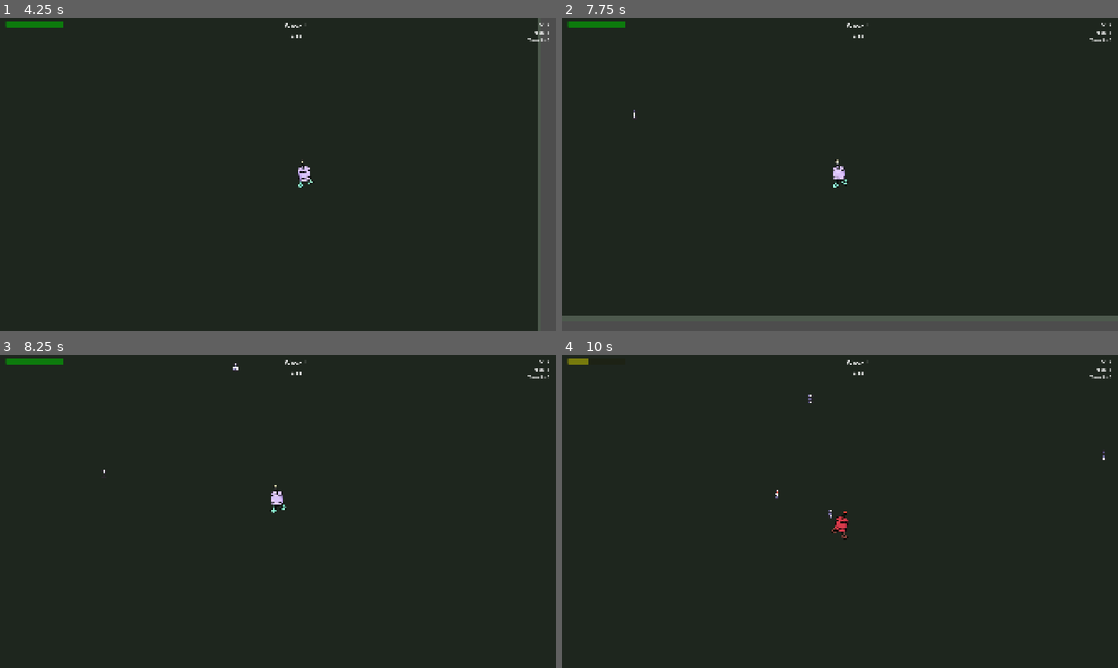
Above: before the commit, frames 1-4 (two rows, left to right).
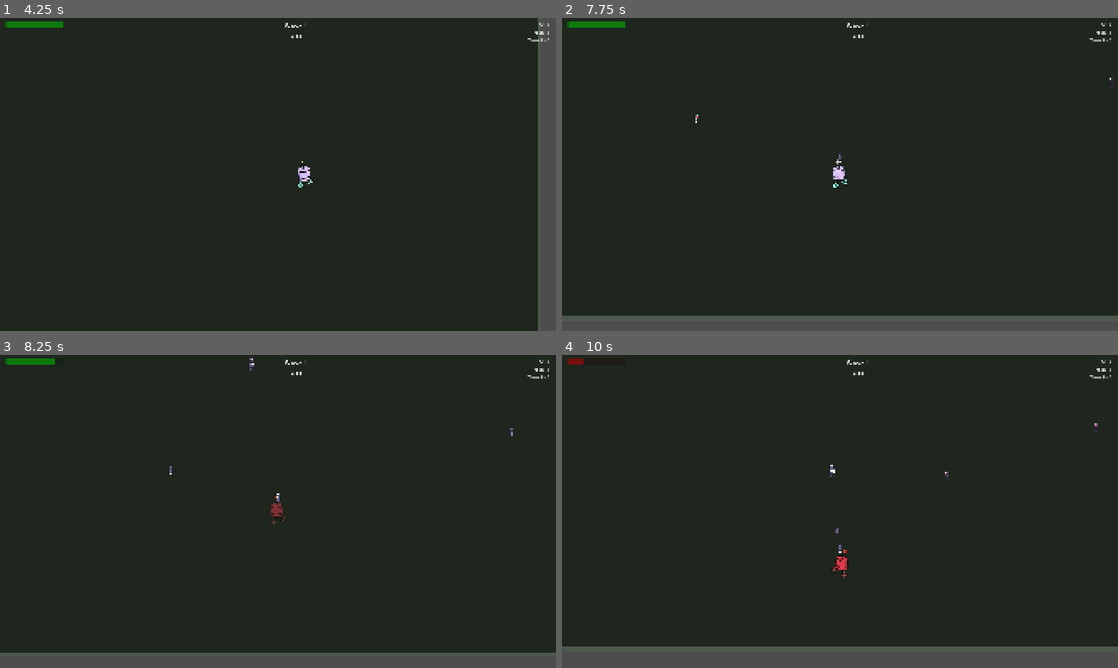
Above: after the commit, the same moments.

Repository: arebolledo2/turret-game
Game: Godot game, scene res://scenes/main.tscn
The game is run twice, just before and just after one commit, with the same random seed, the same clock (stepped at 60 frames per second) and the same inputs.
Inputs (mouse positions are in pixels of both pictures, inside the frame that each line leads up to):
- Up to frame 1 (4.25 s): click "Easy - Relaxed gameplay for l…" at 0.5 s; click "Continue to Wave" at 1.25 s; tap Enter at 2, 3.5 s; move the mouse to (400, 158) at 2.02 s; hold D (move_right) 2.03-2.75 s; tap F (pickup_turret) at 2.1 s; click (400, 158) at 2.17 s; tap Space at 2.75 s; drag from (166, 190) to (250, 237) at 2.77 s; move the mouse to (333, 105) at 3.52 s; hold D (move_right) from 3.53 s (still down); hold Shift from 3.53 s (still down)
- Up to frame 2 (7.75 s): release D (move_right) at 4.25 s; release Shift at 4.25 s; drag from (812, 237) to (673, 127) at 4.27 s; move the mouse to (1006, 221) at 5.02 s; hold A (move_left) 5.03-5.75 s; tap Ctrl at 5.1 s; drag from (673, 127) to (756, 96) at 5.77 s; move the mouse to (867, 174) at 6.52 s; hold S (move_down) 6.53-7.25 s; tap Tab (toggle_range) at 6.6 s; click (867, 174) at 6.67 s; drag from (756, 96) to (728, 190) at 7.27 s
- Up to frame 3 (8.25 s): move the mouse to (400, 495) at 8.02 s; hold W (move_up) from 8.03 s (still down); tap Alt at 8.1 s
- Up to frame 4 (10 s): release W (move_up) at 8.75 s; drag from (728, 527) to (812, 574) at 8.77 s; move the mouse to (895, 442) at 9.52 s; hold S (move_down) from 9.53 s (still down); tap F (pickup_turret) at 9.6 s

Frame 1 is identical in both runs. In frame 2, less than 0.1% of the frame differs, in the area x 12-100%, y 19-47%; in frame 3, 5.2%; in frame 4, 7.3%, in the area x 0-100%, y 1-100%.

Commit message:
Enemy refactor

Diff:
--- a/scenes/enemy.tscn
+++ b/scenes/enemy.tscn
@@ -1,14 +1,7 @@
-[gd_scene load_steps=11 format=3 uid="uid://bq5n7xwk8vh3r"]
+[gd_scene load_steps=4 format=3 uid="uid://bq5n7xwk8vh3r"]
 
 [ext_resource type="Script" path="res://scripts/enemy.gd" id="1_2j3k4"]
-[ext_resource type="Texture2D" path="res://assets/sprites/enemy/enemy_south.png" id="2_south"]
-[ext_resource type="Texture2D" path="res://assets/sprites/enemy/enemy_north.png" id="3_north"]
-[ext_resource type="Texture2D" path="res://assets/sprites/enemy/enemy_east.png" id="4_east"]
-[ext_resource type="Texture2D" path="res://assets/sprites/enemy/enemy_west.png" id="5_west"]
-[ext_resource type="Texture2D" path="res://assets/sprites/enemy/enemy_south_east.png" id="6_south_east"]
-[ext_resource type="Texture2D" path="res://assets/sprites/enemy/enemy_south_west.png" id="7_south_west"]
-[ext_resource type="Texture2D" path="res://assets/sprites/enemy/enemy_north_east.png" id="8_north_east"]
-[ext_resource type="Texture2D" path="res://assets/sprites/enemy/enemy_north_west.png" id="9_north_west"]
+[ext_resource type="Texture2D" path="res://assets/sprites/enemy_tiny/enemy_south.png" id="2_south"]
 
 [sub_resource type="CircleShape2D" id="CircleShape2D_1"]
 radius = 12.0
@@ -17,14 +10,6 @@
 collision_layer = 2
 collision_mask = 1
 script = ExtResource("1_2j3k4")
-sprite_south = ExtResource("2_south")
-sprite_north = ExtResource("3_north")
-sprite_east = ExtResource("4_east")
-sprite_west = ExtResource("5_west")
-sprite_south_east = ExtResource("6_south_east")
-sprite_south_west = ExtResource("7_south_west")
-sprite_north_east = ExtResource("8_north_east")
-sprite_north_west = ExtResource("9_north_west")
 
 [node name="CollisionShape2D" type="CollisionShape2D" parent="."]
 shape = SubResource("CircleShape2D_1")
--- a/scripts/autoload/events.gd
+++ b/scripts/autoload/events.gd
@@ -18,6 +18,7 @@
 # Combat Events
 signal enemy_killed(enemy: Node2D, position: Vector2)
 signal enemy_spawned(enemy: Node2D)
+signal enemy_exploded(position: Vector2, radius: float, damage: float)
 signal player_damaged(current_health: float, max_health: float)
 signal player_died()
 signal damage_dealt(position: Vector2, amount: float)
--- a/scripts/autoload/globals.gd
+++ b/scripts/autoload/globals.gd
@@ -68,6 +68,121 @@
 # Damage type tags - elemental classification
 enum DamageType { PHYSICAL, FIRE, ELECTRIC, PLASMA }
 
+# Enemy behavior tags - how enemies move/attack
+enum EnemyBehavior { CHASE, RANGED, SWARM, TANK, EXPLOSIVE }
+
+# =============================================================================
+# ENEMY TYPE SYSTEM
+# =============================================================================
+
+# Enemy type registry - add new enemy types here
+const ENEMY_TYPES: Dictionary = {
+	"tiny": {
+		"name": "Tiny Bot",
+		"icon": "🤖",
+		"description": "Small robot enemy. Quick and numerous.",
+		"behaviors": [EnemyBehavior.CHASE, EnemyBehavior.SWARM],
+		"sprite_folder": "res://assets/sprites/enemy_tiny",
+		"base_stats": {
+			"health": 15.0,
+			"speed": 180.0,
+			"contact_damage": 15.0,
+			"xp_value": 5,
+			"scale": 1.0,
+		},
+		"spawn_weight": 80,
+		"min_wave": 1,
+		"spawn_count": 2,  # Spawns in pairs
+	},
+	"basic": {
+		"name": "Robot Grunt",
+		"icon": "🤖",
+		"description": "Standard enemy that chases the player.",
+		"behaviors": [EnemyBehavior.CHASE],
+		"sprite_folder": "res://assets/sprites/enemy_tiny",  # TODO: Replace with 64px sprites
+		"base_stats": {
+			"health": 30.0,
+			"speed": 150.0,
+			"contact_damage": 33.0,
+			"xp_value": 10,
+			"scale": 1.5,  # Scale up the tiny sprite for now
+		},
+		"spawn_weight": 100,
+		"min_wave": 1,
+	},
+	"fast": {
+		"name": "Scout Bot",
+		"icon": "⚡",
+		"description": "Quick but fragile enemy.",
+		"behaviors": [EnemyBehavior.CHASE, EnemyBehavior.SWARM],
+		"sprite_folder": "res://assets/sprites/enemy_tiny",
+		"color_tint": Color(0.6, 0.9, 1.0),  # Light blue tint
+		"base_stats": {
+			"health": 15.0,
+			"speed": 250.0,
+			"contact_damage": 20.0,
+			"xp_value": 8,
+			"scale": 1.2,
+		},
+		"spawn_weight": 60,
+		"min_wave": 2,
+	},
+	"tank": {
+		"name": "Heavy Bot",
+		"icon": "🛡️",
+		"description": "Slow but very tough enemy.",
+		"behaviors": [EnemyBehavior.CHASE, EnemyBehavior.TANK],
+		"sprite_folder": "res://assets/sprites/enemy_tiny",
+		"color_tint": Color(0.8, 0.5, 0.3),  # Brown/rust tint
+		"base_stats": {
+			"health": 120.0,
+			"speed": 80.0,
+			"contact_damage": 50.0,
+			"xp_value": 25,
+			"scale": 2.0,  # Much bigger
+		},
+		"spawn_weight": 20,
+		"min_wave": 3,
+	},
+	"exploder": {
+		"name": "Boom Bot",
+		"icon": "💥",
+		"description": "Explodes on death, damaging nearby enemies and player.",
+		"behaviors": [EnemyBehavior.CHASE, EnemyBehavior.EXPLOSIVE],
+		"sprite_folder": "res://assets/sprites/enemy_tiny",
+		"color_tint": Color(1.0, 0.4, 0.2),  # Orange/red tint
+		"base_stats": {
+			"health": 20.0,
+			"speed": 180.0,
+			"contact_damage": 25.0,
+			"xp_value": 15,
+			"scale": 1.3,
+			"explosion_radius": 100.0,
+			"explosion_damage": 40.0,
+		},
+		"spawn_weight": 25,
+		"min_wave": 4,
+	},
+	"swarm": {
+		"name": "Mini Bot",
+		"icon": "🐜",
+		"description": "Tiny but spawns in groups.",
+		"behaviors": [EnemyBehavior.CHASE, EnemyBehavior.SWARM],
+		"sprite_folder": "res://assets/sprites/enemy_tiny",
+		"color_tint": Color(0.7, 1.0, 0.7),  # Light green tint
+		"base_stats": {
+			"health": 8.0,
+			"speed": 200.0,
+			"contact_damage": 10.0,
+			"xp_value": 3,
+			"scale": 0.5,
+		},
+		"spawn_weight": 40,
+		"min_wave": 2,
+		"spawn_count": 3,  # Spawns multiple at once
+	},
+}
+
 # Color tints for turret types (Phase 1 visual differentiation)
 const TURRET_COLORS: Dictionary = {
 	"normal": Color("66CC66"),
@@ -308,6 +423,86 @@
 	for count in turret_counts.values():
 		total += count
 	return total
+
+# =============================================================================
+# ENEMY TYPE HELPERS
+# =============================================================================
+
+## Get base stats for an enemy type (before wave scaling)
+func get_enemy_type_stats(enemy_type: String) -> Dictionary:
+	if not ENEMY_TYPES.has(enemy_type):
+		return ENEMY_TYPES["basic"]["base_stats"].duplicate(true)
+	return ENEMY_TYPES[enemy_type]["base_stats"].duplicate(true)
+
+## Get scaled stats for an enemy type at a specific wave
+func get_enemy_stats_for_wave(enemy_type: String, wave: int) -> Dictionary:
+	var base_stats := get_enemy_type_stats(enemy_type)
+	var config := get_difficulty_config()
+
+	# Apply difficulty multipliers
+	base_stats["health"] = base_stats["health"] * config["enemy_health_mult"]
+	base_stats["speed"] = base_stats["speed"] * config["enemy_speed_mult"]
+	base_stats["contact_damage"] = base_stats["contact_damage"] * config["enemy_damage_mult"]
+
+	# Apply wave scaling
+	base_stats["health"] = base_stats["health"] * pow(config["enemy_hp_scale_per_wave"], wave - 1)
+	base_stats["speed"] = base_stats["speed"] * pow(config["enemy_speed_scale_per_wave"], wave - 1)
+
+	return base_stats
+
+## Get available enemy types for a given wave (respects min_wave)
+func get_available_enemy_types(wave: int) -> Array:
+	var available: Array = []
+	for enemy_type in ENEMY_TYPES:
+		if ENEMY_TYPES[enemy_type].get("min_wave", 1) <= wave:
+			available.append(enemy_type)
+	return available
+
+## Select a random enemy type based on spawn weights
+func select_random_enemy_type(wave: int) -> String:
+	var available := get_available_enemy_types(wave)
+	if available.is_empty():
+		return "basic"
+
+	# Calculate total weight
+	var total_weight: float = 0.0
+	for enemy_type in available:
+		total_weight += ENEMY_TYPES[enemy_type].get("spawn_weight", 100)
+
+	# Random selection based on weight
+	var roll := randf() * total_weight
+	var cumulative: float = 0.0
+
+	for enemy_type in available:
+		cumulative += ENEMY_TYPES[enemy_type].get("spawn_weight", 100)
+		if roll <= cumulative:
+			return enemy_type
+
+	return available[-1]  # Fallback to last
+
+## Check if enemy type has a specific behavior
+func enemy_has_behavior(enemy_type: String, behavior: EnemyBehavior) -> bool:
+	if not ENEMY_TYPES.has(enemy_type):
+		return false
+	return behavior in ENEMY_TYPES[enemy_type].get("behaviors", [])
+
+## Get spawn count for an enemy type (for swarm types)
+func get_enemy_spawn_count(enemy_type: String) -> int:
+	if not ENEMY_TYPES.has(enemy_type):
+		return 1
+	return ENEMY_TYPES[enemy_type].get("spawn_count", 1)
+
+## Get color tint for an enemy type
+func get_enemy_color(enemy_type: String) -> Color:
+	if not ENEMY_TYPES.has(enemy_type):
+		return Color.WHITE
+	return ENEMY_TYPES[enemy_type].get("color_tint", Color.WHITE)
+
+## Get sprite folder path for an enemy type
+func get_enemy_sprite_folder(enemy_type: String) -> String:
+	if not ENEMY_TYPES.has(enemy_type):
+		return ENEMY_TYPES["basic"]["sprite_folder"]
+	return ENEMY_TYPES[enemy_type].get("sprite_folder", ENEMY_TYPES["basic"]["sprite_folder"])
 
 # =============================================================================
 # ITEMS SYSTEM (Placeholder for future implementation)
--- a/scripts/enemy.gd
+++ b/scripts/enemy.gd
@@ -2,20 +2,32 @@
 
 const StatusEffect = preload("res://scripts/status_effect.gd")
 
-@export var max_health: float = 30.0
-@export var speed: float = 150.0
-@export var contact_damage: float = 33.0
-@export var xp_value: int = 10
-
-# Directional sprite textures
-@export var sprite_south: Texture2D
-@export var sprite_north: Texture2D
-@export var sprite_east: Texture2D
-@export var sprite_west: Texture2D
-@export var sprite_south_east: Texture2D
-@export var sprite_south_west: Texture2D
-@export var sprite_north_east: Texture2D
-@export var sprite_north_west: Texture2D
+# =============================================================================
+# ENEMY TYPE CONFIGURATION
+# =============================================================================
+@export var enemy_type: String = "basic"
+
+# Base stats (set from type or wave initialization)
+var max_health: float = 30.0
+var speed: float = 150.0
+var contact_damage: float = 33.0
+var xp_value: int = 10
+var base_scale: float = 1.0
+var color_tint: Color = Color.WHITE
+
+# Type-specific stats (for special abilities)
+var explosion_radius: float = 0.0
+var explosion_damage: float = 0.0
+
+# Directional sprite textures (loaded dynamically from type)
+var sprite_south: Texture2D
+var sprite_north: Texture2D
+var sprite_east: Texture2D
+var sprite_west: Texture2D
+var sprite_south_east: Texture2D
+var sprite_south_west: Texture2D
+var sprite_north_east: Texture2D
+var sprite_north_west: Texture2D
 
 var current_health: float
 var player: Node2D = null
@@ -23,11 +35,63 @@
 # Status effects - keyed by DamageType, only strongest of each type is active
 var active_effects: Dictionary = {}  # DamageType -> StatusEffect
 var is_dying: bool = false
+var is_initialized: bool = false
 
 func _ready() -> void:
-	current_health = max_health
 	add_to_group("enemies")
 	player = get_tree().get_first_node_in_group("player")
+
+	# If not initialized by spawner, initialize with defaults
+	if not is_initialized:
+		_apply_type_config(enemy_type)
+		current_health = max_health
+
+func _apply_type_config(type_id: String) -> void:
+	"""Load configuration from ENEMY_TYPES and apply to this enemy."""
+	enemy_type = type_id
+	var type_def: Dictionary = Globals.ENEMY_TYPES.get(type_id, Globals.ENEMY_TYPES["basic"])
+	var base_stats: Dictionary = type_def.get("base_stats", {})
+
+	# Load base stats
+	max_health = base_stats.get("health", 30.0)
+	speed = base_stats.get("speed", 150.0)
+	contact_damage = base_stats.get("contact_damage", 33.0)
+	xp_value = base_stats.get("xp_value", 10)
+	base_scale = base_stats.get("scale", 1.0)
+
+	# Load special ability stats
+	explosion_radius = base_stats.get("explosion_radius", 0.0)
+	explosion_damage = base_stats.get("explosion_damage", 0.0)
+
+	# Load color tint
+	color_tint = type_def.get("color_tint", Color.WHITE)
+
+	# Load sprites from sprite folder
+	var sprite_folder: String = type_def.get("sprite_folder", "res://assets/sprites/enemy")
+	_load_sprites(sprite_folder)
+
+	# Apply visual configuration
+	_apply_visuals()
+
+func _load_sprites(folder_path: String) -> void:
+	"""Load directional sprites from the specified folder."""
+	sprite_south = load(folder_path + "/enemy_south.png")
+	sprite_north = load(folder_path + "/enemy_north.png")
+	sprite_east = load(folder_path + "/enemy_east.png")
+	sprite_west = load(folder_path + "/enemy_west.png")
+	sprite_south_east = load(folder_path + "/enemy_south_east.png")
+	sprite_south_west = load(folder_path + "/enemy_south_west.png")
+	sprite_north_east = load(folder_path + "/enemy_north_east.png")
+	sprite_north_west = load(folder_path + "/enemy_north_west.png")
+
+func _apply_visuals() -> void:
+	"""Apply scale and color tint to the sprite."""
+	if $Sprite2D:
+		$Sprite2D.scale = Vector2(base_scale, base_scale)
+		$Sprite2D.modulate = color_tint
+		# Set initial texture
+		if sprite_south:
+			$Sprite2D.texture = sprite_south
 
 func _physics_process(delta: float) -> void:
 	if is_dying:
@@ -80,11 +144,19 @@
 		6: sprite.texture = sprite_south
 		7: sprite.texture = sprite_south_east
 
-func initialize(wave: int) -> void:
-	# Scale stats based on wave number
-	max_health = Globals.get_enemy_health(wave)
-	speed = Globals.get_enemy_speed(wave)
-	contact_damage = Globals.ENEMY_CONTACT_DAMAGE
+func initialize(wave: int, type_id: String = "basic") -> void:
+	"""Initialize enemy with type and wave-scaled stats."""
+	is_initialized = true
+
+	# Apply base type configuration
+	_apply_type_config(type_id)
+
+	# Get wave-scaled stats from Globals
+	var scaled_stats := Globals.get_enemy_stats_for_wave(type_id, wave)
+	max_health = scaled_stats.get("health", max_health)
+	speed = scaled_stats.get("speed", speed)
+	contact_damage = scaled_stats.get("contact_damage", contact_damage)
+
 	current_health = max_health
 
 func take_damage(amount: float) -> void:
@@ -93,10 +165,10 @@
 	# Emit damage event for damage numbers
 	Events.damage_dealt.emit(global_position, amount)
 
-	# Visual feedback - flash white
+	# Visual feedback - flash white then return to base tint
 	$Sprite2D.modulate = Color.WHITE
 	var tween = create_tween()
-	tween.tween_property($Sprite2D, "modulate", Color.WHITE, 0.1)
+	tween.tween_property($Sprite2D, "modulate", color_tint, 0.1)
 
 	if current_health <= 0:
 		die()
@@ -108,6 +180,10 @@
 
 	# Clear status effects
 	active_effects.clear()
+
+	# Handle explosive behavior
+	if Globals.enemy_has_behavior(enemy_type, Globals.EnemyBehavior.EXPLOSIVE):
+		_explode()
 
 	# Emit signals for XP drop and kill tracking
 	Events.enemy_killed.emit(self, global_position)
@@ -120,6 +196,28 @@
 	tween.tween_property($Sprite2D, "scale", Vector2.ZERO, 0.15)
 	tween.tween_property($Sprite2D, "modulate:a", 0.0, 0.15)
 	tween.chain().tween_callback(queue_free)
+
+func _explode() -> void:
+	"""Handle explosion on death for EXPLOSIVE behavior enemies."""
+	if explosion_radius <= 0 or explosion_damage <= 0:
+		return
+
+	Events.enemy_exploded.emit(global_position, explosion_radius, explosion_damage)
+
+	# Damage player if in range
+	if player and is_instance_valid(player):
+		var dist := global_position.distance_to(player.global_position)
+		if dist <= explosion_radius and player.has_method("take_damage"):
+			player.take_damage(explosion_damage)
+
+	# Damage other enemies in range (chain reaction potential)
+	var enemies := get_tree().get_nodes_in_group("enemies")
+	for enemy in enemies:
+		if enemy == self or not is_instance_valid(enemy):
+			continue
+		var dist := global_position.distance_to(enemy.global_position)
+		if dist <= explosion_radius and enemy.has_method("take_damage"):
+			enemy.take_damage(explosion_damage * 0.5)  # Half damage to other enemies
 
 # =============================================================================
 # STATUS EFFECT SYSTEM
@@ -179,12 +277,12 @@
 ## Update visual tint based on active status effects
 func _update_status_visual() -> void:
 	if active_effects.is_empty():
-		# Reset to default (no tint)
-		$Sprite2D.modulate = Color.WHITE
-		return
-
-	# Blend colors based on active effects
-	var final_color := Color.WHITE
+		# Reset to base color tint
+		$Sprite2D.modulate = color_tint
+		return
+
+	# Start with base tint and blend status effect colors
+	var final_color := color_tint
 
 	if active_effects.has(Globals.DamageType.FIRE):
 		final_color = final_color.lerp(Color(1.0, 0.5, 0.2, 1), 0.4)  # Orange tint
--- a/scripts/enemy_spawner.gd
+++ b/scripts/enemy_spawner.gd
@@ -8,6 +8,9 @@
 var enemies_to_spawn: int = 0
 var current_wave: int = 0
 var is_spawning: bool = false
+
+# Enemy type spawning stats
+var enemies_spawned_by_type: Dictionary = {}  # Track spawns per type
 
 func _ready() -> void:
 	# Setup spawn zones on arena edges
@@ -53,6 +56,7 @@
 func start_spawning(wave: int) -> void:
 	current_wave = wave
 	enemies_to_spawn = Globals.get_wave_enemy_count(wave)
+	enemies_spawned_by_type.clear()
 	is_spawning = true
 
 	# Calculate spawn interval
@@ -61,8 +65,7 @@
 	spawn_timer.start()
 
 	# Spawn first enemy immediately
-	spawn_enemy()
-	enemies_to_spawn -= 1
+	_spawn_random_enemy()
 
 func stop_spawning() -> void:
 	is_spawning = false
@@ -74,10 +77,28 @@
 		spawn_timer.stop()
 		return
 
-	spawn_enemy()
-	enemies_to_spawn -= 1
+	_spawn_random_enemy()
 
-func spawn_enemy() -> void:
+func _spawn_random_enemy() -> void:
+	"""Select a random enemy type and spawn it (possibly multiple for swarm types)."""
+	if enemies_to_spawn <= 0:
+		return
+
+	# Select random enemy type based on wave and weights
+	var enemy_type := Globals.select_random_enemy_type(current_wave)
+	var spawn_count := Globals.get_enemy_spawn_count(enemy_type)
+
+	# Spawn the enemy (or multiple for swarm types)
+	for i in range(spawn_count):
+		if enemies_to_spawn <= 0:
+			break
+		spawn_enemy(enemy_type)
+		enemies_to_spawn -= 1
+
+		# Track spawn counts
+		enemies_spawned_by_type[enemy_type] = enemies_spawned_by_type.get(enemy_type, 0) + 1
+
+func spawn_enemy(enemy_type: String = "basic") -> void:
 	if enemy_scene == null:
 		push_error("Enemy scene not set in EnemySpawner!")
 		return
@@ -95,9 +116,9 @@
 	var enemy := enemy_scene.instantiate()
 	enemy.global_position = spawn_pos
 
-	# Initialize with wave-scaled stats
+	# Initialize with type and wave-scaled stats
 	if enemy.has_method("initialize"):
-		enemy.initialize(current_wave)
+		enemy.initialize(current_wave, enemy_type)
 
 	# Add to scene
 	var enemy_container = get_node_or_null("../EnemyContainer")
Renamed: assets/sprites/enemy/enemy_east.png -> assets/sprites/enemy_tiny/enemy_east.png
Renamed: assets/sprites/enemy/enemy_east.png.import -> assets/sprites/enemy_tiny/enemy_east.png.import
Renamed: assets/sprites/enemy/enemy_north.png -> assets/sprites/enemy_tiny/enemy_north.png
Renamed: assets/sprites/enemy/enemy_north.png.import -> assets/sprites/enemy_tiny/enemy_north.png.import
Renamed: assets/sprites/enemy/enemy_north_east.png -> assets/sprites/enemy_tiny/enemy_north_east.png
Renamed: assets/sprites/enemy/enemy_north_east.png.import -> assets/sprites/enemy_tiny/enemy_north_east.png.import
Renamed: assets/sprites/enemy/enemy_north_west.png -> assets/sprites/enemy_tiny/enemy_north_west.png
Renamed: assets/sprites/enemy/enemy_north_west.png.import -> assets/sprites/enemy_tiny/enemy_north_west.png.import
Renamed: assets/sprites/enemy/enemy_south.png -> assets/sprites/enemy_tiny/enemy_south.png
Renamed: assets/sprites/enemy/enemy_south.png.import -> assets/sprites/enemy_tiny/enemy_south.png.import
Renamed: assets/sprites/enemy/enemy_south_east.png -> assets/sprites/enemy_tiny/enemy_south_east.png
Renamed: assets/sprites/enemy/enemy_south_east.png.import -> assets/sprites/enemy_tiny/enemy_south_east.png.import
(and 7 more such lines)
